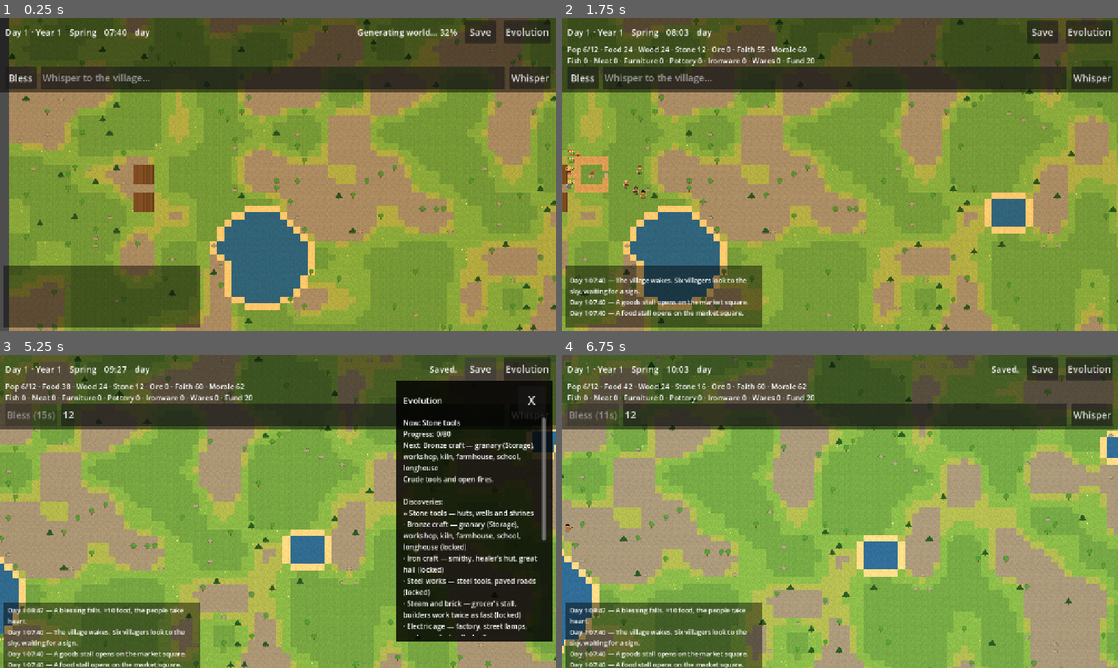
Above: before the commit, frames 1-4 (two rows, left to right).
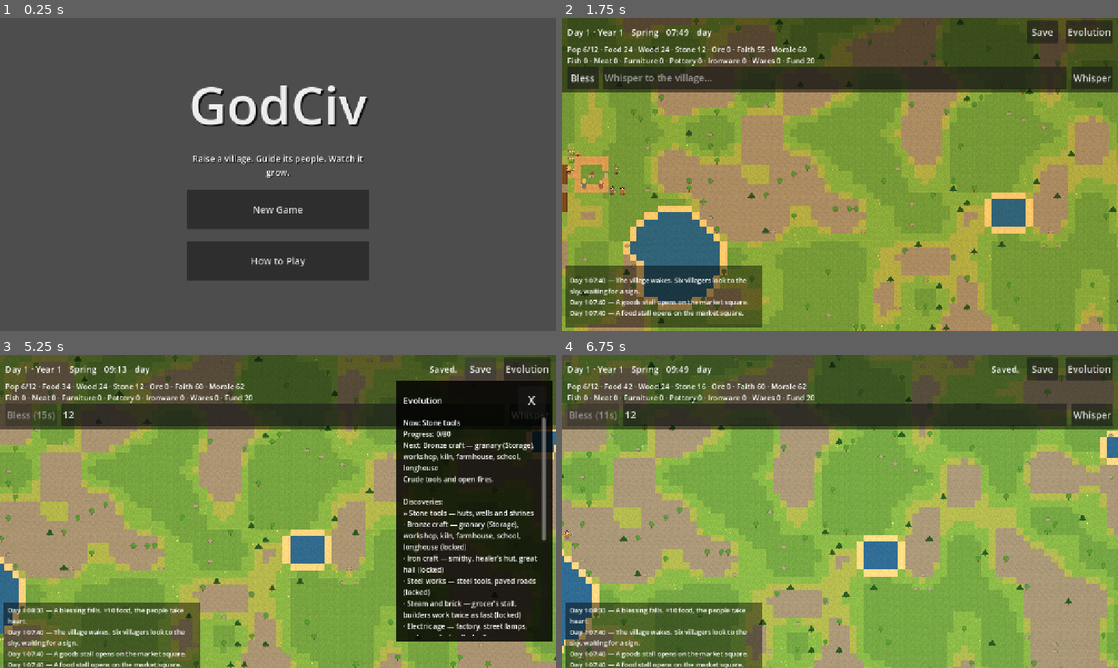
Above: after the commit, the same moments.

Repository: japage1928/godciv
Game: Godot game, scene res://scenes/main.tscn
Two runs of this game, one before a commit and one after it. Both use one fixed random seed, a clock stepped at 60 frames per second and the inputs below.
Inputs (mouse positions are in pixels of both pictures, inside the frame that each line leads up to):
- Up to frame 1 (0.25 s): no input
- Up to frame 2 (1.75 s): click (840, 208) at 0.5 s, where only the run after the commit has a clickable "New Game"; move the mouse to (962, 158) at 1.27 s; hold D from 1.28 s (still down); click (962, 158) at 1.42 s
- Up to frame 3 (5.25 s): release D at 2 s; click (272, 414) at 2.02 s; type "12" at 2.1 s; click "Evolution" at 2.75 s; click "Bless" at 3.5 s; click "Whisper" at 4.25 s; click "Save" at 5 s
- Up to frame 4 (6.75 s): click "X" at 5.75 s; tap Enter at 6.5 s; drag from (728, 527) to (812, 574) at 6.52 s

The runs differ from the first frame. In frame 1, 98% of the frame differs, in the area x 0-100%, y 0-100%; in frame 2, 0.2%; in frame 3, less than 0.1%; in frame 4, 0.1%.

Commit message:
GodCiv mobile pass: title menu + animated loading screen, HUD hidden until game starts, no save before a village exists, bigger phone tap targets

Diff:
--- a/godot/scripts/core/main.gd
+++ b/godot/scripts/core/main.gd
@@ -1,17 +1,23 @@
 class_name GodCivMain
 extends Node2D
 
-# Phase 3 vertical slice: wires the clock, world, lighting, camera,
-# HUD, and the village. Loads the save if one exists
-# (version-checked), otherwise starts a fresh world on the default
-# seed. Saves on the HUD Save button and on window close. The clock
-# stays paused until the world finishes generating so no days pass
-# during the load; the village is founded (or restored) only after
-# generation, because it needs the terrain. A tap (press + release
-# under 12px and 500ms) selects the nearest villager within 24px
-# and opens its card; a tap anywhere else closes the card. The
-# camera also reads _unhandled_input for drags but never consumes
-# the event, so both handlers see every tap.
+# Phase 3 + mobile pass: wires clock, world, lighting, camera,
+# HUD, village, main menu, and loading screen. The player lands
+# on the title menu first; the world only generates after
+# Continue or New Game, so no sim days pass on the menu.
+# Continue loads the v2 save exactly as before; New Game starts
+# fresh (and only erases an existing save after the player
+# confirms on the menu). The clock stays paused until the world
+# finishes generating; the village is founded (or restored) only
+# after generation, because it needs the terrain. The HUD stays
+# hidden until the village is founded. Saves on the HUD Save
+# button and on window close, only once a village exists.
+# A tap (press + release within the phone tolerance and 500ms)
+# selects the nearest villager within the tap radius and opens
+# its card; a tap anywhere else closes the card (and the
+# Evolution sidebar). On a portrait phone the tap radius and
+# press tolerance are bigger, so villagers are actually
+# tappable with a thumb.
 
 const DEFAULT_SEED: int = 42
 const VILLAGE_CENTER_PX: Vector2 = Vector2(392, 392)
@@ -22,6 +28,8 @@
 var lighting: GodCivLighting
 var hud: GodCivHud
 var village: GodCivVillage
+var menu: GodCivMainMenu
+var loading: GodCivLoadingScreen
 
 var _save_data: Dictionary = {}
 var _press_pos: Vector2 = Vector2.ZERO
@@ -39,14 +47,40 @@
 	camera = GodCivCamera.new()
 	add_child(camera)
 	hud = GodCivHud.new()
+	hud.visible = false
 	add_child(hud)
 	hud.save_requested.connect(_on_save_requested)
 	world.generation_progress.connect(_on_generation_progress)
 	world.generation_finished.connect(_on_generation_finished)
-	var save_data := GodCivSave.load_game()
+	loading = GodCivLoadingScreen.new()
+	add_child(loading)
+	menu = GodCivMainMenu.new()
+	add_child(menu)
+	menu.continue_requested.connect(_on_continue_requested)
+	menu.new_game_requested.connect(_on_new_game_requested)
+	_save_data = GodCivSave.load_game()
+	menu.show_menu(not _save_data.is_empty())
+
+
+func _on_continue_requested() -> void:
+	_start_game(_save_data)
+
+
+func _on_new_game_requested() -> void:
+	# The menu only emits this after its own confirm when a save
+	# exists, so the old save is erased here, before the fresh
+	# world starts.
+	if not _save_data.is_empty():
+		DirAccess.remove_absolute(GodCivSave.SAVE_PATH)
+	_save_data = {}
+	_start_game({})
+
+
+func _start_game(save_data: Dictionary) -> void:
 	_save_data = save_data
+	menu.hide_menu()
+	clock.from_save(save_data)
 	var seed_value: int = int(save_data.get("seed", DEFAULT_SEED))
-	clock.from_save(save_data)
 	var cam_pos := Vector2(
 		float(save_data.get("camera_x", VILLAGE_CENTER_PX.x)),
 		float(save_data.get("camera_y", VILLAGE_CENTER_PX.y))
@@ -54,13 +88,22 @@
 	var cam_zoom: float = float(save_data.get("camera_zoom", 1.0))
 	camera.setup(cam_pos, GodCivWorld.WORLD_PX)
 	camera.set_zoom_immediate(cam_zoom)
-	hud.set_status("Generating world…")
+	loading.show_loading()
+	loading.set_progress(0.0)
 	world.generate_async(seed_value)
 
 
 func _process(_delta: float) -> void:
 	lighting.update_for_time(clock.time, camera, GodCivClock.season_of(clock.day))
 	hud.update_clock(clock.day, clock.year(), GodCivClock.season_name_of(clock.day), clock.time_string(), clock.phase())
+
+
+func _tap_radius() -> float:
+	return 64.0 if GodCivPhoneUI.is_portrait(get_viewport()) else 24.0
+
+
+func _press_tolerance() -> float:
+	return 32.0 if GodCivPhoneUI.is_portrait(get_viewport()) else 12.0
 
 
 func _unhandled_input(event: InputEvent) -> void:
@@ -72,14 +115,14 @@
 			_press_time = Time.get_ticks_msec() / 1000.0
 		else:
 			var held: float = Time.get_ticks_msec() / 1000.0 - _press_time
-			if event.position.distance_to(_press_pos) < 12.0 and held < 0.5:
+			if event.position.distance_to(_press_pos) < _press_tolerance() and held < 0.5:
 				_tap_select(event.position)
 
 
 func _tap_select(screen_pos: Vector2) -> void:
 	var world_pos: Vector2 = get_canvas_transform().affine_inverse() * screen_pos
 	var best: GodCivVillager = null
-	var best_d: float = 24.0
+	var best_d: float = _tap_radius()
 	for v in village.villagers:
 		var d: float = v.position.distance_to(world_pos)
 		if d < best_d:
@@ -98,13 +141,15 @@
 
 
 func _on_generation_progress(f: float) -> void:
-	hud.set_status("Generating world… %d%%" % int(f * 100.0))
+	loading.set_progress(f)
 
 
 func _on_generation_finished() -> void:
 	# The village needs the terrain, so it is founded only now that
 	# generation is done. It restores its own save section when one
 	# exists, otherwise it founds a fresh village on seed 42.
+	loading.hide_loading()
+	hud.visible = true
 	village = GodCivVillage.new()
 	add_child(village)
 	village.setup(world, clock, world.seed, _save_data)
@@ -115,7 +160,6 @@
 	hud.set_log(village.last_log_lines())
 	_on_village_stats()
 	clock.paused = false
-	hud.set_status("")
 
 
 func _on_village_stats() -> void:
@@ -132,11 +176,15 @@
 
 
 func _save_game() -> void:
+	# Nothing to save before a village exists (e.g. closing the
+	# game from the title menu): saving here would write a stub
+	# with no village section.
+	if village == null:
+		return
 	var data := {"seed": world.seed}
 	data.merge(clock.to_save())
 	data["camera_x"] = camera.target_position.x
 	data["camera_y"] = camera.target_position.y
 	data["camera_zoom"] = camera.target_zoom.x
-	if village != null:
-		data.merge(village.to_save())
+	data.merge(village.to_save())
 	GodCivSave.save_game(data)
